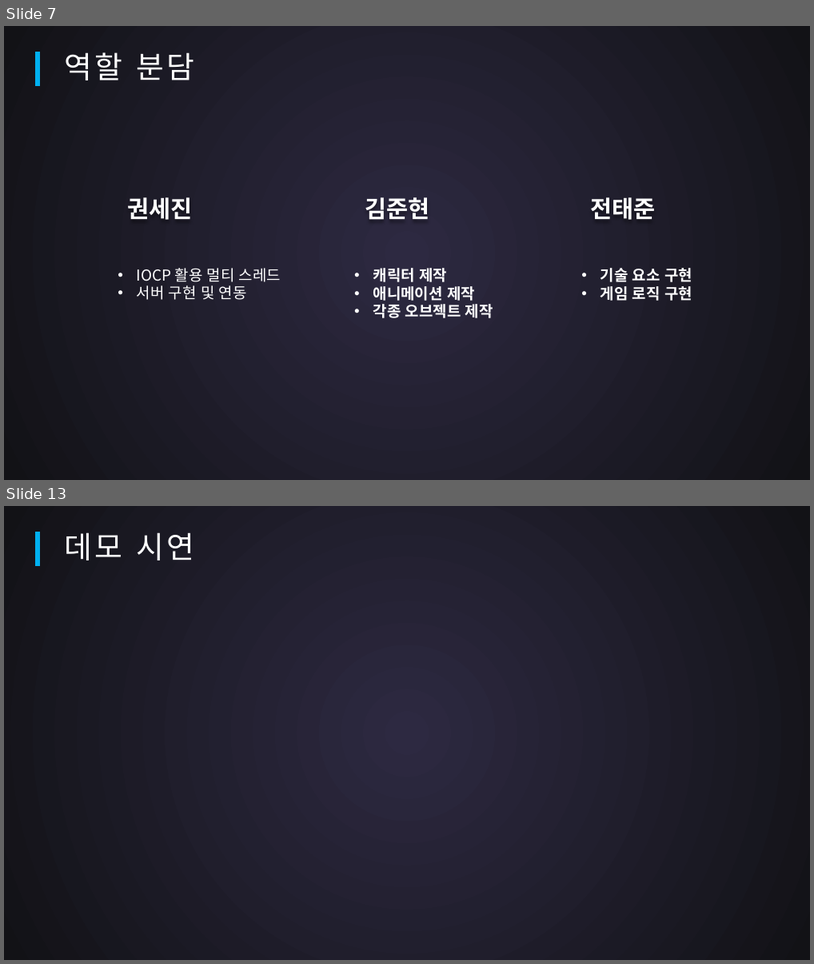
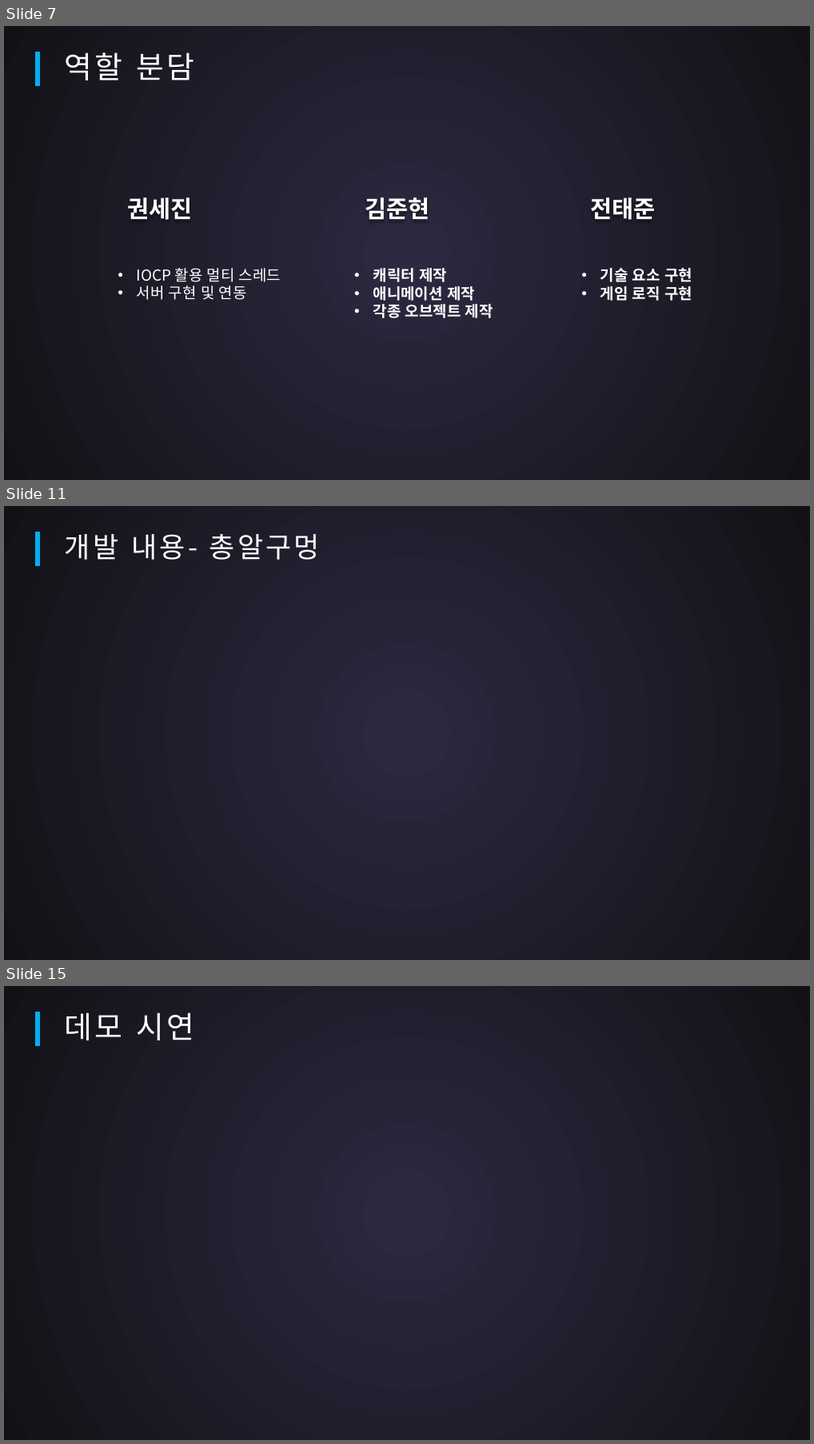
Before and after one commit to SuperTaeJun/GraduationWork, a slide deck: 작업일지 && 졸작자료/중간평가.pptx. Shown one above the other, each under a label of ours: slides 7 and 13 before the commit, slides 7, 11 and 15 after it; the slides between them are not shown. The pictures are 814x964 and 814x1444 pixels, drawn with LibreOffice and Linux fonts; fonts in the diff are those of the drawing. Boxes give left, top, right and bottom in pixels: in the first picture for what was removed or moved away, otherwise in the second. Text is boxed around its words. In the diff, an @@ line names an element or a change of style, - is before the commit and + after.

```diff
--- a/작업일지 && 졸작자료/중간평가.pptx
+++ b/작업일지 && 졸작자료/중간평가.pptx
@@ slide 11 added at box(4, 506, 810, 960), background #000000 @@
@@ rectangle added at box(4, 506, 810, 960), fill gradient #2D2941 to #121216 @@
@@ line added from (38, 567) to (38, 532), #00B0F0 5.25 pt @@
@@ text added at box(65, 534, 320, 560), 33.3 pt, text #FFFFFF @@
+개발 내용- 총알구멍
@@ what was slide 13 is now slide 15 @@
```
Also in this commit, not shown: 7 slides changed, 1 other slide added, 1 other file.
